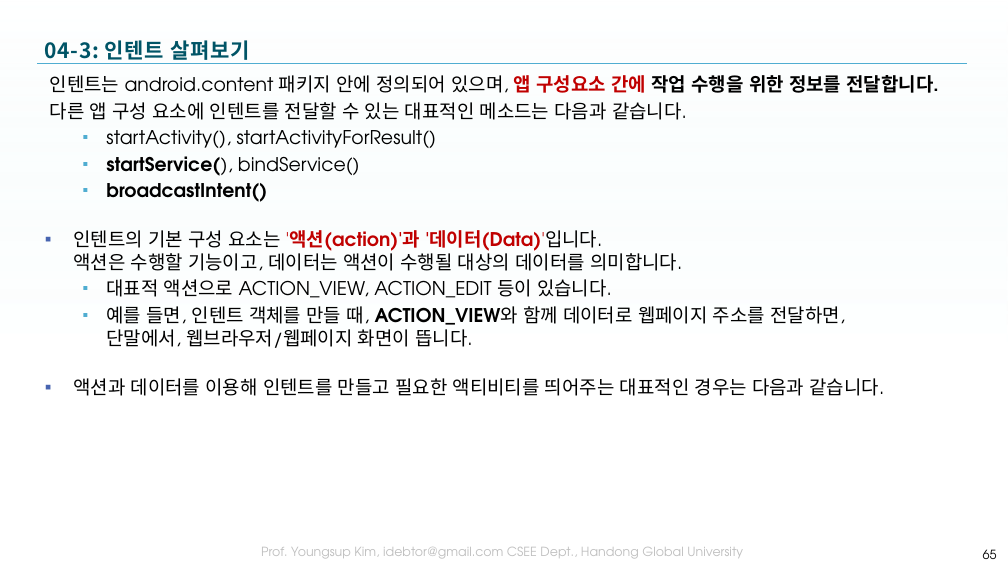
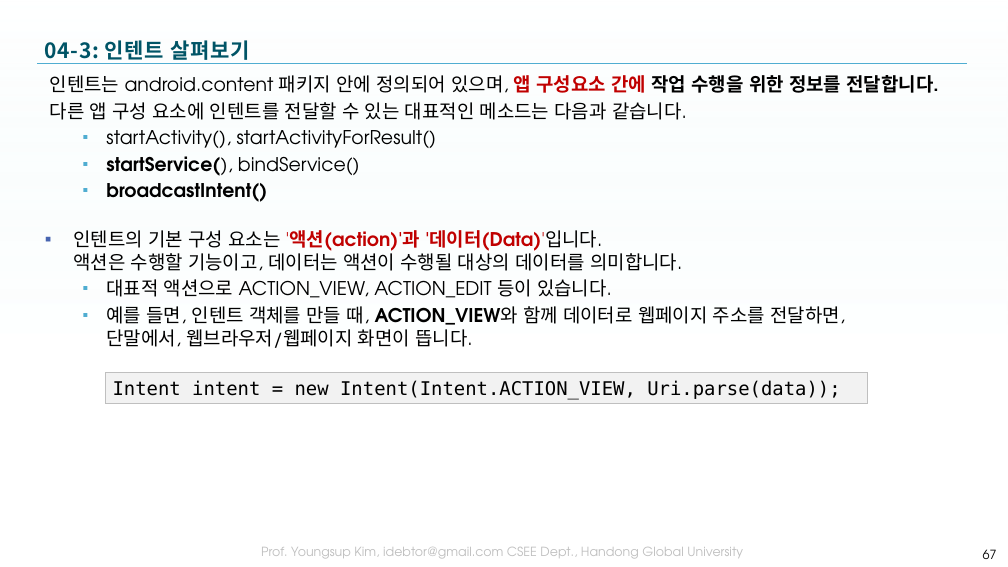
Before and after one commit to tae7841/HuStarAS, a slide deck: slide 67 of ppts/04Activity.pptx (slide 65 before the commit). Drawn at 1008x567 pixels with LibreOffice and Linux fonts; fonts in the diff are those of the drawing; background and template pictures are left out. Boxes give left, top, right and bottom in pixels: in the first picture for what was removed or moved away, otherwise in the second. Text is boxed around its words. In the diff, an @@ line names an element or a change of style, - is before the commit and + after.

```diff
--- a/ppts/04Activity.pptx
+++ b/ppts/04Activity.pptx
@@ text at [73, 378, 885, 396]: paragraph removed @@
-▪ 액션과 데이터를 이용해 인텐트를 만들고 필요한 액티비티를 띄어주는 대표적인 경우는 다음과 같습니다.
@@ rectangle added at [105, 373, 867, 403], fill #F2F2F2, outline #BFBFBF 0.75 pt, 18 pt, text #000000 @@
+Intent intent = new Intent(Intent.ACTION_VIEW, Uri.parse(data));
@@ page number at [983, 549, 997, 559]: text changed @@
-65
+67
```
Also in this commit, not shown: 8 other slides changed, 15 slides added.
